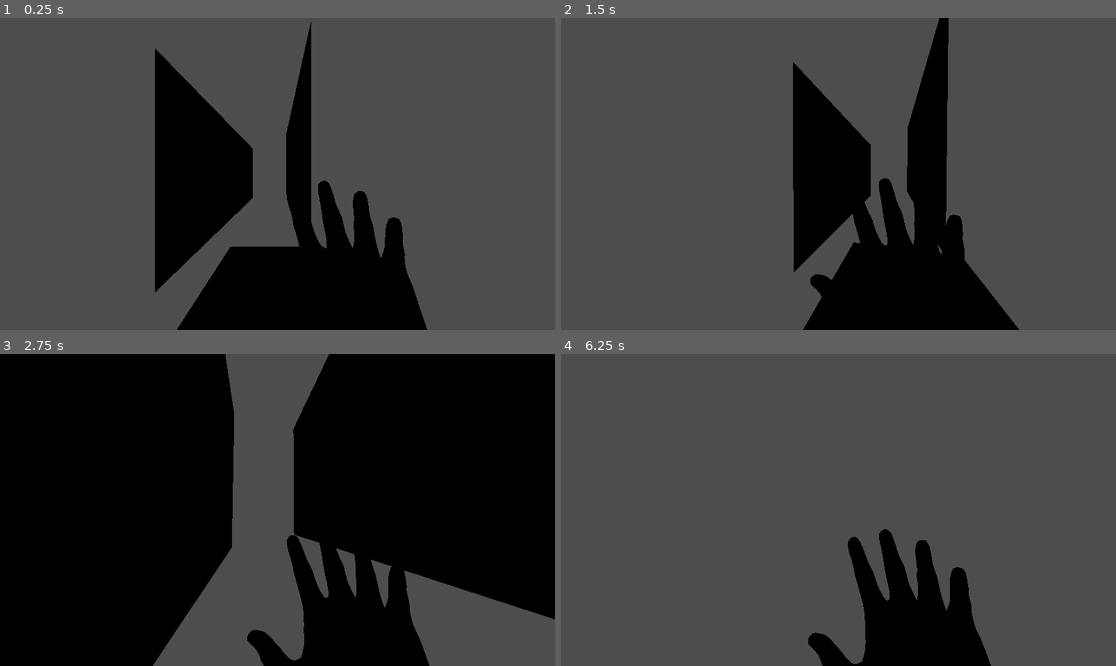
Above: before the commit, frames 1-4 (two rows, left to right).
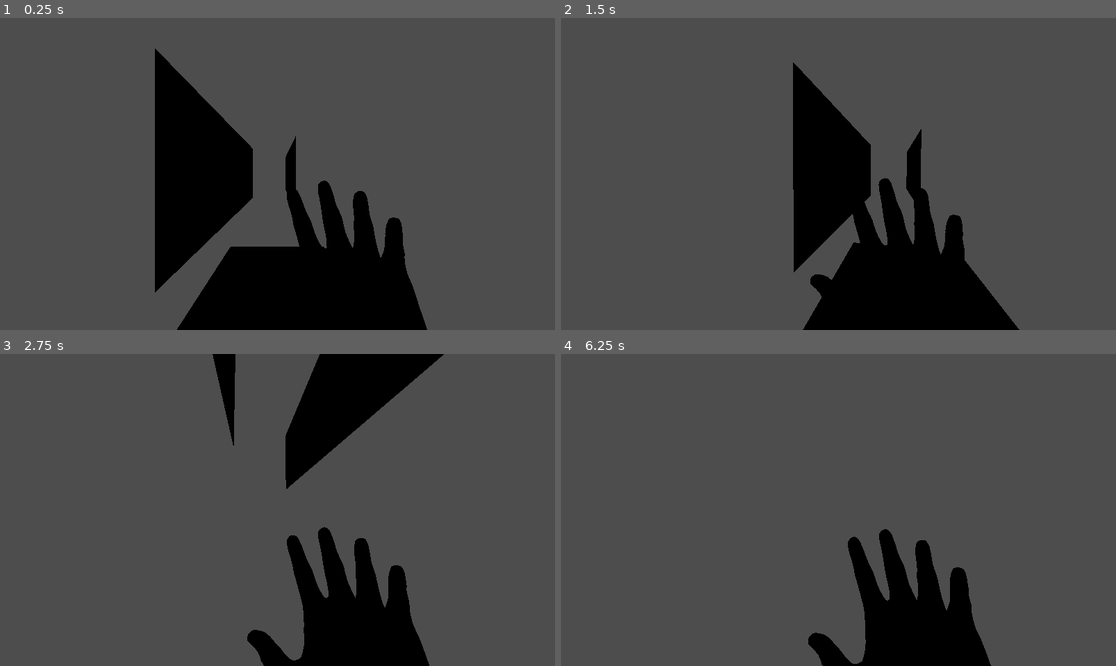
Above: after the commit, the same moments.

Repository: yespeeps/the-great-escape
Game: Godot game, scene res://scenes/level1.tscn
The game is run twice, just before and just after one commit, with the same random seed, the same clock (stepped at 60 frames per second) and the same inputs.
Inputs (mouse positions are in pixels of both pictures, inside the frame that each line leads up to):
- Up to frame 1 (0.25 s): no input
- Up to frame 2 (1.5 s): tap Enter at 0.5 s; move the mouse to (960, 158) at 0.52 s; hold D (input_right) 0.53-1.28 s; hold Space (jump) 0.53-1.28 s; click (960, 158) at 0.67 s; move the mouse to (810, 174) at 1.27 s; hold W (input_forward) from 1.28 s (still down); tap Ctrl (crouch) at 1.35 s
- Up to frame 3 (2.75 s): keep holding W (input_forward); tap Space (jump) at 1.52, 1.55, 1.82, 2.3 s; move the mouse to (288, 503) at 2.02 s; hold Shift (sprint) from 2.03 s (still down)
- Up to frame 4 (6.25 s): move the mouse to (832, 516) at 2.77 s; release Shift (sprint) at 2.78 s; tap Enter at 2.85, 4.25, 5.75 s; tap Space (jump) at 3.02, 3.05, 3.32, 4.52, 4.55, 4.82, 5, 6.02, 6.05 s; move the mouse to (877, 513) at 3.52 s; hold Space (jump) 3.53-4.28 s; tap F at 3.6 s; move the mouse to (794, 506) at 4.27 s; tap H at 4.35 s; move the mouse to (844, 510) at 5.02 s; hold Space (jump) 5.03-5.78 s; move the mouse to (816, 503) at 5.77 s; release W (input_forward) at 5.78 s; hold D (input_right) from 5.78 s (still down); tap Ctrl (crouch) at 5.85 s

The runs differ from the first frame. In frame 1, 1.5% of the frame differs, in the area x 51-57%, y 1-66%; in frame 2, 3.0%; in frame 3, 67%, in the area x 0-100%, y 0-100%; in frame 4, less than 0.1%.

Commit message:
walrun without walljump

Diff:
--- a/scenes/level1.tscn
+++ b/scenes/level1.tscn
@@ -40,10 +40,6 @@
 transform = Transform3D(-4.371139e-08, 1, 0, -1, -4.371139e-08, 0, 0, 0, 1, -2, 1.8499999, -6.55)
 size = Vector3(4, 0.001, 10)
 
-[node name="CSGBox3D3" type="CSGBox3D" parent="."]
-transform = Transform3D(-4.371139e-08, 1, 0, -1, -4.371139e-08, 0, 0, 0, 1, 0.90000004, 2.8499997, -9.15)
-size = Vector3(6, 0.001, 12)
-
 [node name="SourceController" parent="." instance=ExtResource("1_g2h75")]
 transform = Transform3D(1, 0, 0, 0, 1, 0, 0, 0, 1, 0, 0, 1)
 
@@ -67,3 +63,13 @@
 [node name="CSGBakedMeshInstance3D" type="MeshInstance3D" parent="StaticBody3D"]
 mesh = SubResource("ArrayMesh_m7ahb")
 skeleton = NodePath("../..")
+
+[node name="StaticBody3D2" type="StaticBody3D" parent="."]
+transform = Transform3D(-4.371139e-08, 1, 0, -1, -4.371139e-08, 0, 0, 0, 1, 1, 1.8499998, -12.55)
+
+[node name="CSGBakedCollisionShape3D" type="CollisionShape3D" parent="StaticBody3D2"]
+shape = SubResource("ConcavePolygonShape3D_wwpf4")
+
+[node name="CSGBakedMeshInstance3D" type="MeshInstance3D" parent="StaticBody3D2"]
+mesh = SubResource("ArrayMesh_m7ahb")
+skeleton = NodePath("../..")
--- a/scripts/source_controller.gd
+++ b/scripts/source_controller.gd
@@ -27,6 +27,7 @@
 var wish_dir := Vector3.ZERO
 
 var gravity = ProjectSettings.get_setting('physics/3d/default_gravity')
+var wallrunning := false
 
 func _ready() -> void:
 	for child : VisualInstance3D in world_model.find_children('*', 'VisualInstance3D'):
@@ -53,13 +54,11 @@
 		0
 	)
 
-func wall_run():
-	self.velocity.y = self.velocity.y/3.5
-	if Input.is_action_just_released('jump'):
-		print('yeahyeah')
-		self.velocity.y += 50
+func wall_run(wall_normal, delta):
+	wish_dir = -wall_normal * get_move_speed() * air_accel
+	self.velocity.y = 0
 
-func wall_rays(): # and feet
+func wall_rays():
 	var space_state = get_world_3d().direct_space_state
 
 	var ray_distance = 1.5
@@ -88,10 +87,12 @@
 	return sprint_speed if Input.is_action_pressed('sprint') else walk_speed
 
 func _handle_air_physics(delta : float) -> void:
-	if wall_rays() and not wall_rays().feet and Input.is_action_pressed('jump'):
-		if wall_rays().left or wall_rays().right:
-			wall_run()
-			return
+	if wall_rays() and not wall_rays().feet and Input.is_action_pressed('jump') and self.velocity.y >= 0:
+		if wall_rays().left:
+			wall_run(wall_rays().left.normal, delta)
+		elif wall_rays().right:
+			wall_run(wall_rays().right.normal, delta)
+		return
 
 	self.velocity.y -= gravity * delta
 
